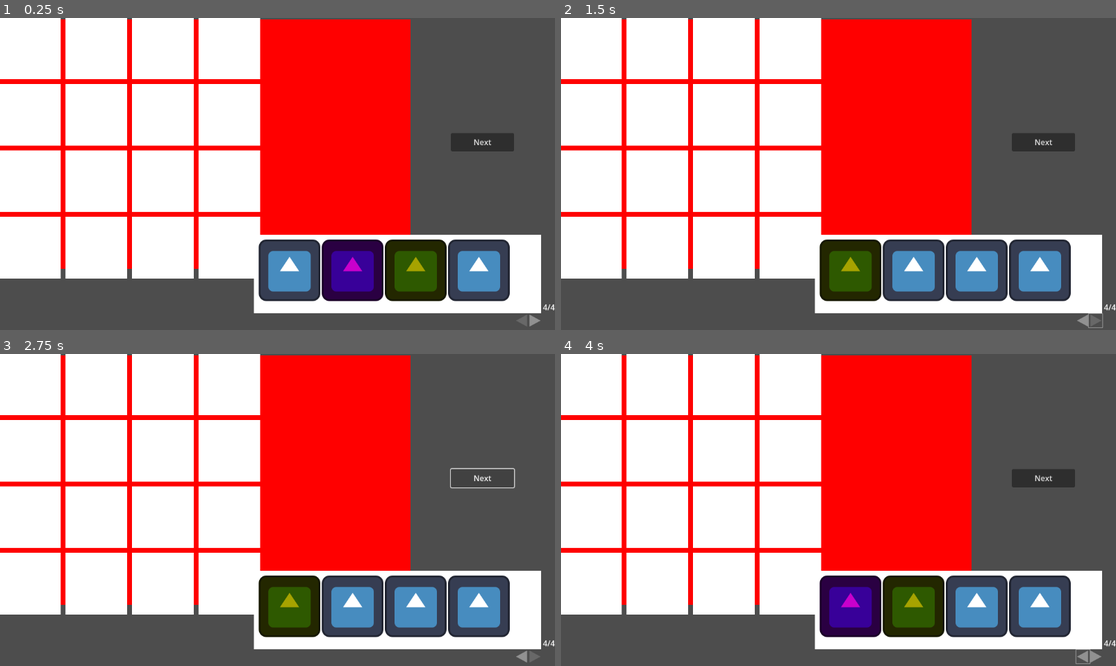
Above: before the commit, frames 1-4 (two rows, left to right).
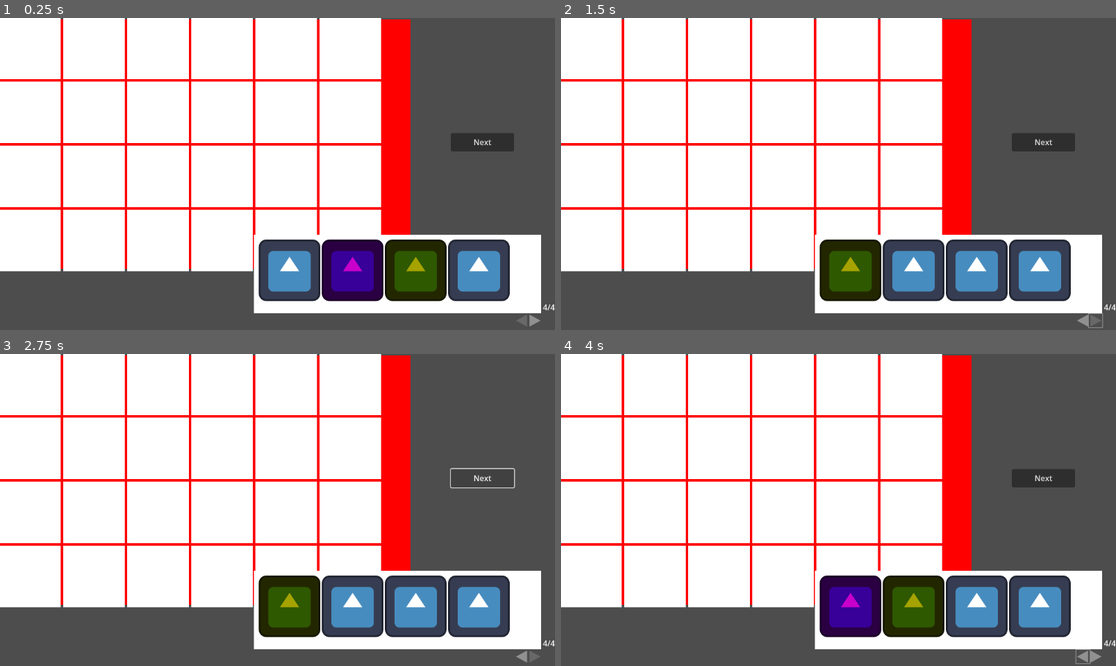
Above: after the commit, the same moments.

Repository: Styges/evil-corp
Game: Godot game, scene res://Scenes/Combat.tscn
Same seed, same stepped clock (60 frames per second), same inputs: the game is played once before the commit and once after it. The project has no main scene, so this scene is started directly. The engine's default icon, where the game draws it, is replaced by a stand-in: a white triangle on a blue panel in a dark square.
Inputs (mouse positions are in pixels of both pictures, inside the frame that each line leads up to):
- Up to frame 1 (0.25 s): no input
- Up to frame 2 (1.5 s): click (1093, 320) at 0.52 s; click (1093, 320) at 1.27 s
- Up to frame 3 (2.75 s): click "Next" at 2 s
- Up to frame 4 (4 s): click "Next" at 2.75 s; click (1082, 656) at 3.5 s

The runs differ from the first frame. In frame 1, 21% of the frame differs, in the area x 0-69%, y 0-84%; in frame 2, 21%; in frame 3, 21%; in frame 4, 21%.

Commit message:
Movement

Diff:
--- a/Scenes/CombatGrid.tscn
+++ b/Scenes/CombatGrid.tscn
@@ -7,6 +7,9 @@
 [node name="CombatGrid" type="Node2D"]
 script = ExtResource("1_oahqs")
 slot_prefab = ExtResource("2_2l4jc")
+columns_count = 6
+margin_X = 5
+margin_Y = 5
 
 [node name="Sprite2D" type="Sprite2D" parent="."]
 position = Vector2(428, 263)
--- a/Scripts/Board.gd
+++ b/Scripts/Board.gd
@@ -19,6 +19,7 @@
 # Called when the node enters the scene tree for the first time.
 func _ready():
 	SignalBus.turn_started.connect(self._on_turn_started)
+
 	SignalBus.unit_dropped.connect(self._on_unit_dropped.bind())
 	SignalBus.unit_played.connect(self._on_unit_played.bind())
 	SignalBus.unit_retreated.connect(self._on_unit_retreated.bind())
@@ -62,17 +63,18 @@
 
 func _on_unit_dropped(unit, dropped_on):
 	if dropped_on != null:
-		if is_ancestor_of(unit) && dropped_on.has_method("play_unit") && unit.deployment_cost < current_deploy_points:
+		if !locked_units.has(unit) && dropped_on.has_method("play_unit") && unit.deployment_cost <= current_deploy_points:
 			dropped_on.play_unit(unit)
 			unit.set_activity_timer(unit.deployment_cost if !first_deployment else 0)
 		if dropped_on == self:
 			unit.set_retreat_timer(unit.deployment_cost if locked_units.has(unit) else 0)
 
 func _on_unit_played(unit, slot):
-	add_deploy_points(-unit.deployment_cost)
-	units.erase(unit)
-	units_to_lock.append(unit)
-	refresh_units_display()
+	if !units_to_lock.has(unit):
+		add_deploy_points(-unit.deployment_cost)
+		units.erase(unit)
+		units_to_lock.append(unit)
+		refresh_units_display()
 
 func _on_unit_retreated(unit):
 	if locked_units.has(unit):
@@ -80,6 +82,7 @@
 	else:
 		add_unit(unit)
 		add_deploy_points(unit.deployment_cost)
+		units_to_lock.erase(unit)
 
 func _on_turn_started():
 	add_deploy_points(1)
--- a/Scripts/CombatGrid.gd
+++ b/Scripts/CombatGrid.gd
@@ -9,9 +9,12 @@
 
 var slots = []
 var unit_positions = {}
+var temporary_unit_positions = {}
 
 # Called when the node enters the scene tree for the first time.
 func _ready():
+	SignalBus.turn_started.connect(self._on_turn_started)
+
 	SignalBus.unit_dragged.connect(self._on_unit_dragged.bind())
 	SignalBus.unit_dropped.connect(self._on_unit_dropped.bind())
 
@@ -37,7 +40,26 @@
 	return unit_positions.keys().has(unit)
 
 func get_available_move_slots(unit):
-	return [slots[unit_positions[unit].x + 1][unit_positions[unit].y]]
+	var available_moves = []
+
+	for column_index in columns_count:
+		for row_index in rows_count:
+			if (unit_positions[unit] - Vector2(column_index, row_index)).length() <= 2:
+				available_moves.append(slots[column_index][row_index])
+
+	return available_moves
+
+func get_slot_position(slot):
+	for column_index in columns_count:
+		for row_index in rows_count:
+			if slot == slots[column_index][row_index]:
+				return Vector2(column_index, row_index)
+
+func _on_turn_started():
+	for key in temporary_unit_positions:
+		unit_positions[key] = temporary_unit_positions[key]
+
+	temporary_unit_positions = {}
 
 func _on_unit_dragged(unit):
 	if is_unit_on_grid(unit):
@@ -49,7 +71,7 @@
 				slot.set_available(true)
 
 func _on_unit_dropped(unit, dropped_on):
-	if is_unit_on_grid(unit) && is_ancestor_of(dropped_on):
+	if is_unit_on_grid(unit) && dropped_on && dropped_on.has_method("move_unit"):
 		dropped_on.move_unit(unit)
 
 	for row in slots:
@@ -57,11 +79,7 @@
 			slot.set_available(false)
 
 func _on_unit_played(unit, slot):
-	for column_index in columns_count:
-		for row_index in rows_count:
-			if slot == slots[column_index][row_index]:
-				unit_positions[unit] = Vector2(column_index, row_index)
-				break
+	temporary_unit_positions[unit] = get_slot_position(slot)
 
 func _on_unit_retreated(unit):
 	unit_positions.erase(unit)
--- a/Scripts/GridSlot.gd
+++ b/Scripts/GridSlot.gd
@@ -19,7 +19,7 @@
 	$CollisionShape2D.set_deferred("disabled", !status)
 
 func has_socketed_unit():
-	return get_child(-1) if get_child(-1).has_method("is_locked") else null
+	return get_child(-1) if get_child(-1).has_method("set_activity_timer") else null
 
 func play_unit(unit):
 	if !has_socketed_unit():
